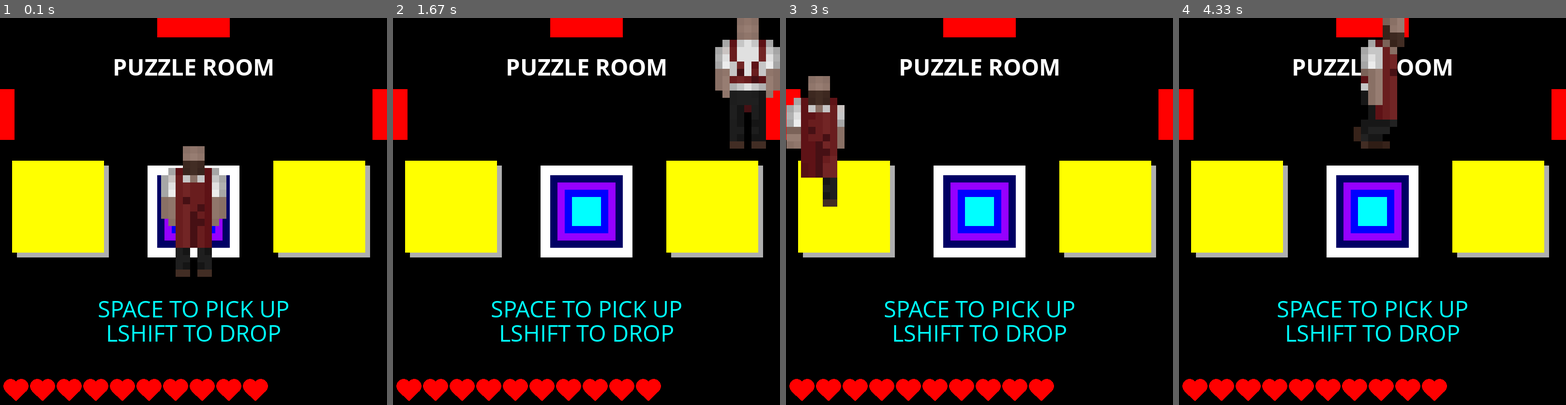
Above: before the commit, frames 1-4 (left to right).
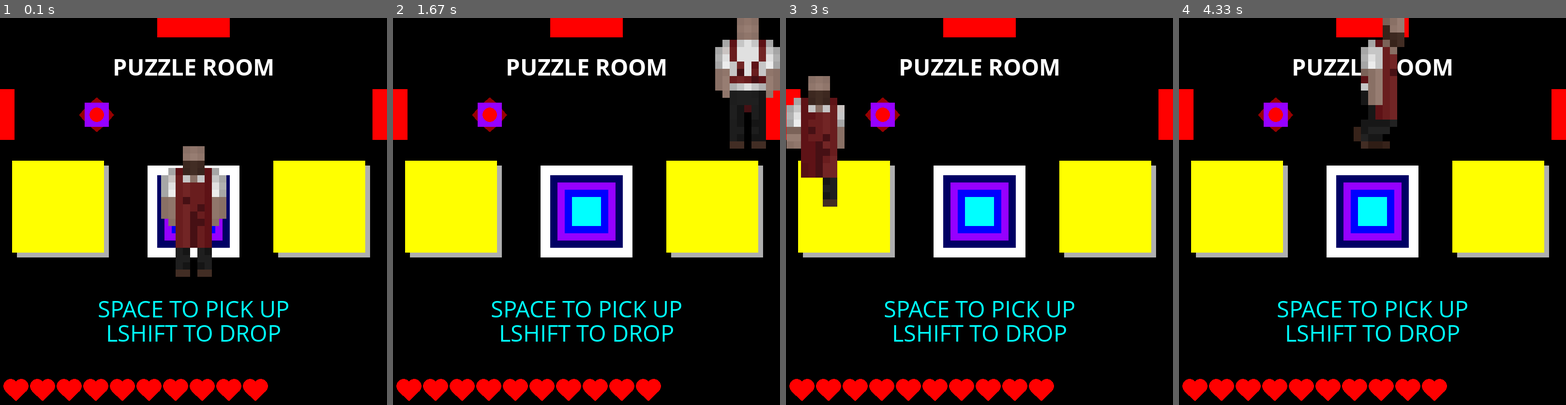
Above: after the commit, the same moments.

Repository: GetInk/useless_magnets
Game: pygame game, started from main.py
The game is run twice, just before and just after one commit, with the same random seed, the same clock (stepped at 60 frames per second) and the same inputs.
Inputs:
- Up to frame 1 (0.1 s): no input
- Up to frame 2 (1.67 s): tap Space at 0.33 s; hold Right 0.67-1.13 s; hold Up 1.17-1.47 s
- Up to frame 3 (3 s): tap Shift at 2 s; hold Left 2.33-2.87 s; hold Down from 2.9 s (still down)
- Up to frame 4 (4.33 s): release Down at 3.2 s; hold Up 3.67-4.03 s; hold Right from 4.07 s (still down)

The runs differ from the first frame. In frame 1, 0.5% of the frame differs, in the area x 20-30%, y 20-30%; in frame 2, 0.5%; in frame 3, 0.5%; in frame 4, 0.5%.

Commit message:
Made enemy drawing function

Diff:
--- a/main.py
+++ b/main.py
@@ -163,8 +163,11 @@
 changeSpriteImageNoSmoothing(current.sprite, current.image)
 transformSpriteNoSmoothing(current.sprite, 0, scaleSize)
 
+
 while True:
     clearShapes()
+
+    drawEnemy(200, 200)
 
     # PC SIZE MESSURER
     if doSquare == True:
--- a/pygame_functions.py
+++ b/pygame_functions.py
@@ -4,6 +4,7 @@
 # Report bugs at https://github.com/StevePaget/Pygame_Functions/issues
 
 import pygame, math, sys, os, random
+from colors import *
 
 
 pygame.mixer.pre_init(44100, -16, 2, 512)
@@ -564,7 +565,15 @@
     ellipse(centreX-(11.0/30.0)*size, centreY-(4.0/30.0)*size, size, size, colour)
     ellipse(centreX+(11.0/30.0)*size, centreY-(4.0/30.0)*size, size, size, colour)
     drawTriangle(centreX-(21.5/30.0)*size, centreY+(6.7/30.0)*size, centreX+(21.5/30.0)*size, centreY+(6.7/30.0)*size, centreX, centreY+(26.0/30.0)*size, colour)
-    ellipse(centreX, centreY+(6.5/30)*size, (5/30.0)*size, (5/30.0)*size, colour)
+    ellipse(centreX, centreY+(6.5/30)*size, (10/30.0)*size, (10/30.0)*size, colour)
+
+def drawEnemy(x, y):
+    rect(x, y, 50, 50, purple)
+    ellipse(x, y, 30, 30, red)
+    drawTriangle(x-12, y+25, x+12, y+25, x, y+35, bloodRed)
+    drawTriangle(x-12, y-26, x+12, y-26, x, y-36, bloodRed)
+    drawTriangle(x-26, y-12, x-26, y+12, x-36, y, bloodRed)
+    drawTriangle(x+25, y-12, x+25, y+12, x+35, y, bloodRed)
 
 
 def clearShapes():
